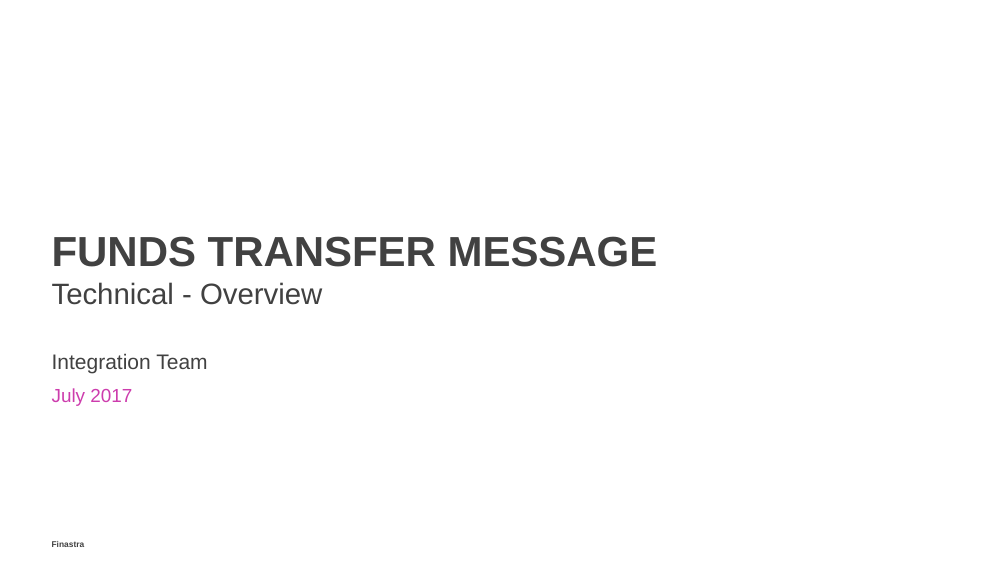
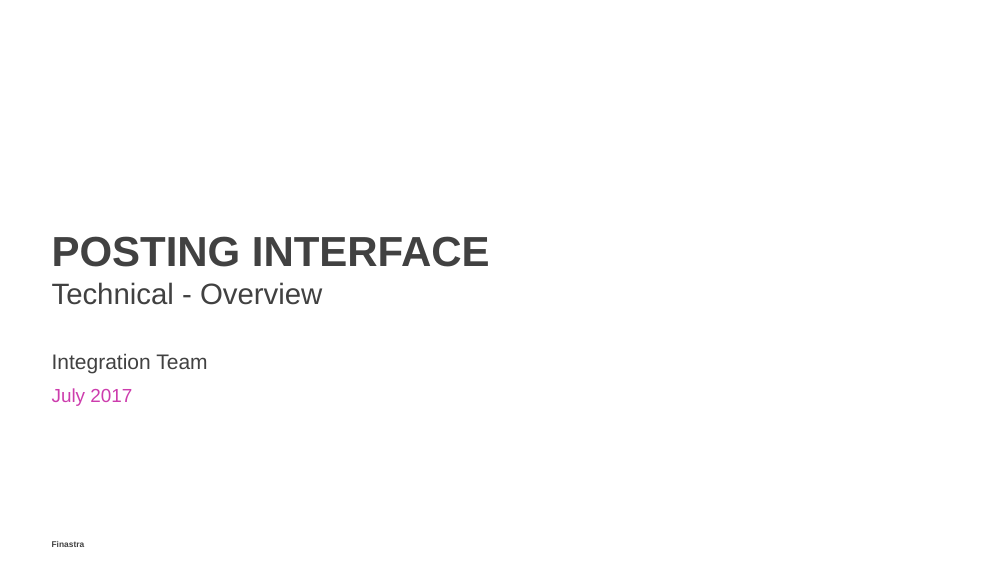
Before and after one commit to alexfinastra/IntegrationWorkshop, a slide deck: slide 1 of documentation/09 Posting Interface.pptx. Drawn at 1008x567 pixels with LibreOffice and Linux fonts; fonts in the diff are those of the drawing; background and template pictures are left out. Boxes give left, top, right and bottom in pixels: in the first picture for what was removed or moved away, otherwise in the second. Text is boxed around its words. In the diff, an @@ line names an element or a change of style, - is before the commit and + after.

```diff
--- a/documentation/09 Posting Interface.pptx
+++ b/documentation/09 Posting Interface.pptx
@@ title at box(52, 236, 490, 267): text changed @@
-FUNDS TRANSFER MESSAGE
+POSTING INTERFACE
```
Also in this commit, not shown: 4 other slides changed, 6 slides added, 21 slides removed, 46 other files.
